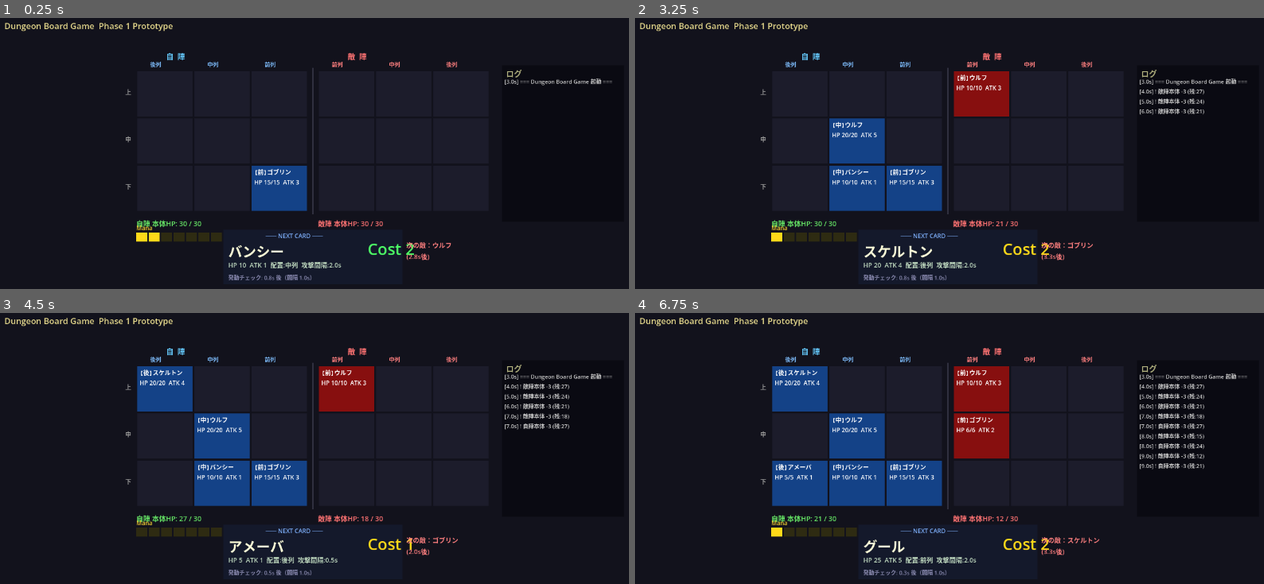
Above: before the commit, frames 1-4 (two rows, left to right).
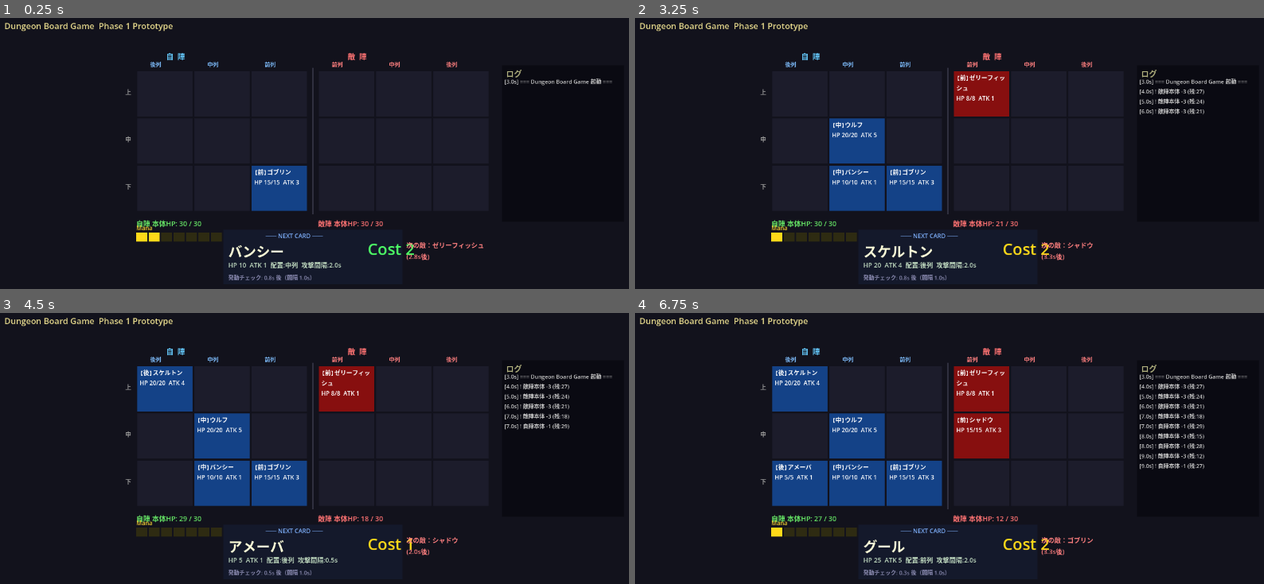
Above: after the commit, the same moments.

Repository: kazumak334-create/dungeon-board-game
Game: Godot game, scene res://scenes/Main.tscn
Two runs of this game, one before a commit and one after it. Both use one fixed random seed, a clock stepped at 60 frames per second and the inputs below.
Inputs:
- Up to frame 1 (0.25 s): no input
- Up to frame 2 (3.25 s): tap Enter at 0.5 s; tap Space at 2.75 s
- Up to frame 3 (4.5 s): tap Enter at 3.5 s
- Up to frame 4 (6.75 s): tap Space at 5.75 s; tap Enter at 6.5 s

The runs differ from the first frame. In frame 1, less than 0.1% of the frame differs, in the area x 68-77%, y 82-86%; in frame 2, 0.3%; in frame 3, 0.3%; in frame 4, 0.4%, in the area x 29-91%, y 20-86%.

Commit message:
feat: 敵デッキをcard_database.md準拠の9枚構成に刷新
スライム3/アンデッド3/獣3 × 前列3/中列3/後列3の均等分散。
独自ステータスをcard_database.md準拠に統一し、DeckManagerと同形式に整合。

Co-Authored-By: Claude Sonnet 4.6 <noreply@anthropic.com>

Diff:
--- a/scripts/EnemyAI.gd
+++ b/scripts/EnemyAI.gd
@@ -14,23 +14,44 @@
 	_pick_next_card()
 
 func _build_enemy_deck() -> void:
-	var definitions: Array = [
-		{"name": "ゴブリン",   "hp": 6,  "atk": 2, "interval": 1.0, "cost": 1, "col": 0, "race": "獣",         "range": "1行"},
-		{"name": "オーク",     "hp": 18, "atk": 4, "interval": 2.0, "cost": 3, "col": 0, "race": "獣",         "range": "1行"},
-		{"name": "スケルトン", "hp": 8,  "atk": 2, "interval": 1.2, "cost": 2, "col": 0, "race": "アンデッド", "range": "1行"},
-		{"name": "ウルフ",     "hp": 10, "atk": 3, "interval": 1.0, "cost": 2, "col": 0, "race": "獣",         "range": "1行"},
-		{"name": "シャーマン", "hp": 10, "atk": 2, "interval": 2.0, "cost": 2, "col": 1, "race": "獣",         "range": "1行"},
+	# card_database.md 準拠のユニット定義（プレイヤーと同一データ）
+	var card_pool: Dictionary = {
+		"ゼリーフィッシュ":  {"hp":  8, "atk": 1, "interval": 1.0, "cost": 1, "race": "スライム",   "range": "1行"},
+		"クリスタルスライム":{"hp": 15, "atk": 3, "interval": 2.0, "cost": 2, "race": "スライム",   "range": "1行"},
+		"ブラッドスライム":  {"hp": 12, "atk": 4, "interval": 1.5, "cost": 2, "race": "スライム",   "range": "1行"},
+		"シャドウ":          {"hp": 15, "atk": 3, "interval": 1.0, "cost": 2, "race": "アンデッド", "range": "1行"},
+		"グール":            {"hp": 25, "atk": 5, "interval": 2.0, "cost": 2, "race": "アンデッド", "range": "1行"},
+		"ワイト":            {"hp": 35, "atk": 4, "interval": 3.0, "cost": 3, "race": "アンデッド", "range": "1行"},
+		"ゴブリン":          {"hp": 15, "atk": 3, "interval": 1.0, "cost": 1, "race": "獣",         "range": "1行"},
+		"コカトリス":        {"hp": 18, "atk": 4, "interval": 2.0, "cost": 2, "race": "獣",         "range": "上含む2行"},
+		"タイガー":          {"hp": 25, "atk": 8, "interval": 2.0, "cost": 3, "race": "獣",         "range": "下含む2行"},
+	}
+
+	# 敵デッキ構成（9枚・前列3/中列3/後列3 均等分散）
+	# スライム3・アンデッド3・獣3 の種族バランス
+	var deck_list: Array = [
+		{"name": "ゼリーフィッシュ",   "col": 0},  # 前列 / スライム
+		{"name": "シャドウ",           "col": 0},  # 前列 / アンデッド
+		{"name": "ゴブリン",           "col": 0},  # 前列 / 獣
+		{"name": "クリスタルスライム", "col": 1},  # 中列 / スライム
+		{"name": "グール",             "col": 1},  # 中列 / アンデッド
+		{"name": "コカトリス",         "col": 1},  # 中列 / 獣
+		{"name": "ブラッドスライム",   "col": 2},  # 後列 / スライム
+		{"name": "ワイト",             "col": 2},  # 後列 / アンデッド
+		{"name": "タイガー",           "col": 2},  # 後列 / 獣
 	]
+
 	var UnitDataScript = load("res://scripts/UnitData.gd")
-	for d in definitions:
+	for entry in deck_list:
+		var d: Dictionary = card_pool[entry["name"]]
 		var u = UnitDataScript.new()
-		u.unit_name = d["name"]
+		u.unit_name = entry["name"]
 		u.max_hp = d["hp"]
 		u.current_hp = d["hp"]
 		u.attack = d["atk"]
 		u.attack_interval = d["interval"]
 		u.cost = d["cost"]
-		u.assigned_col = d["col"]
+		u.assigned_col = entry["col"]
 		u.race = d["race"]
 		u.attack_range = d["range"]
 		enemy_deck.append(u)
Not shown, changed: CHANGELOG.md
